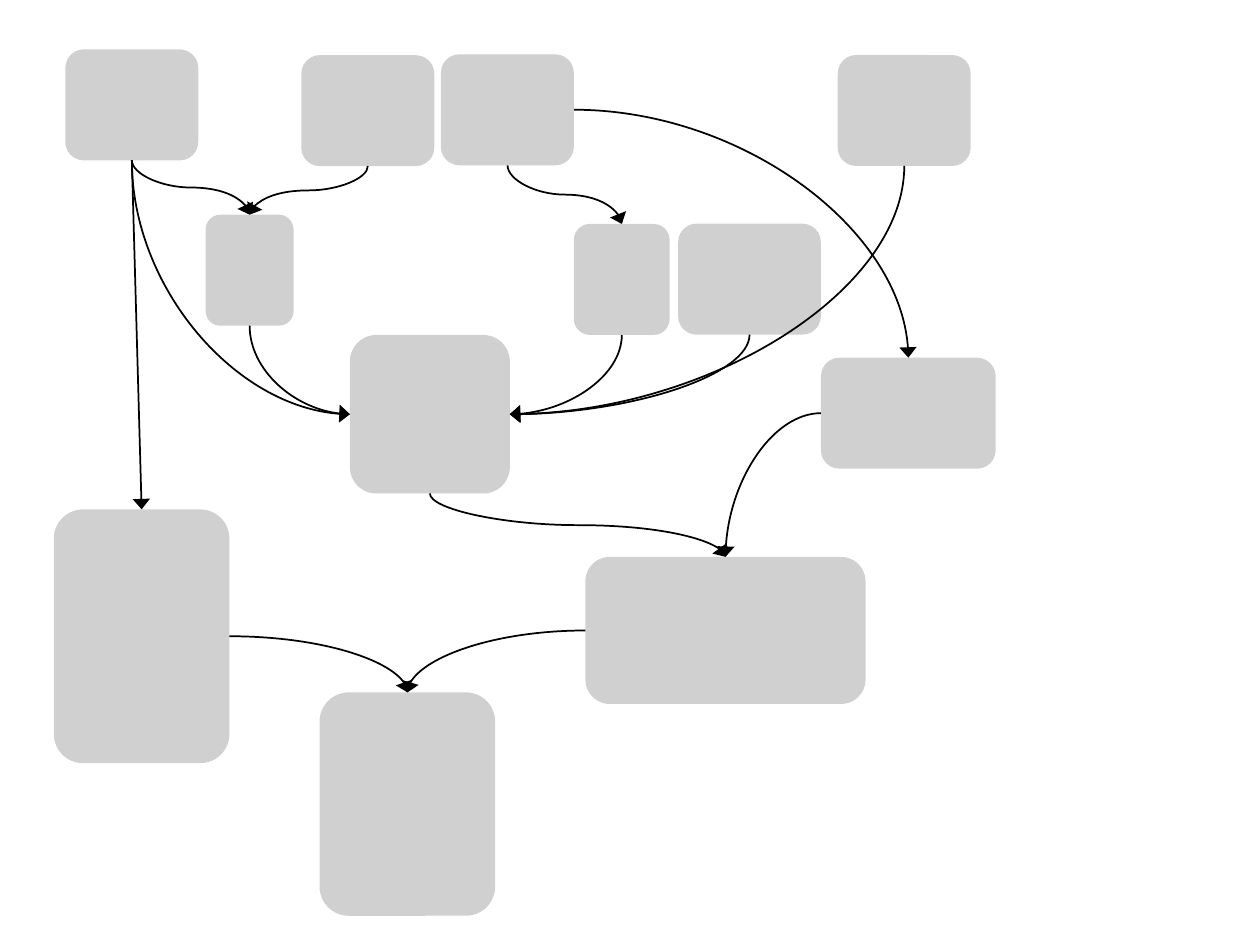
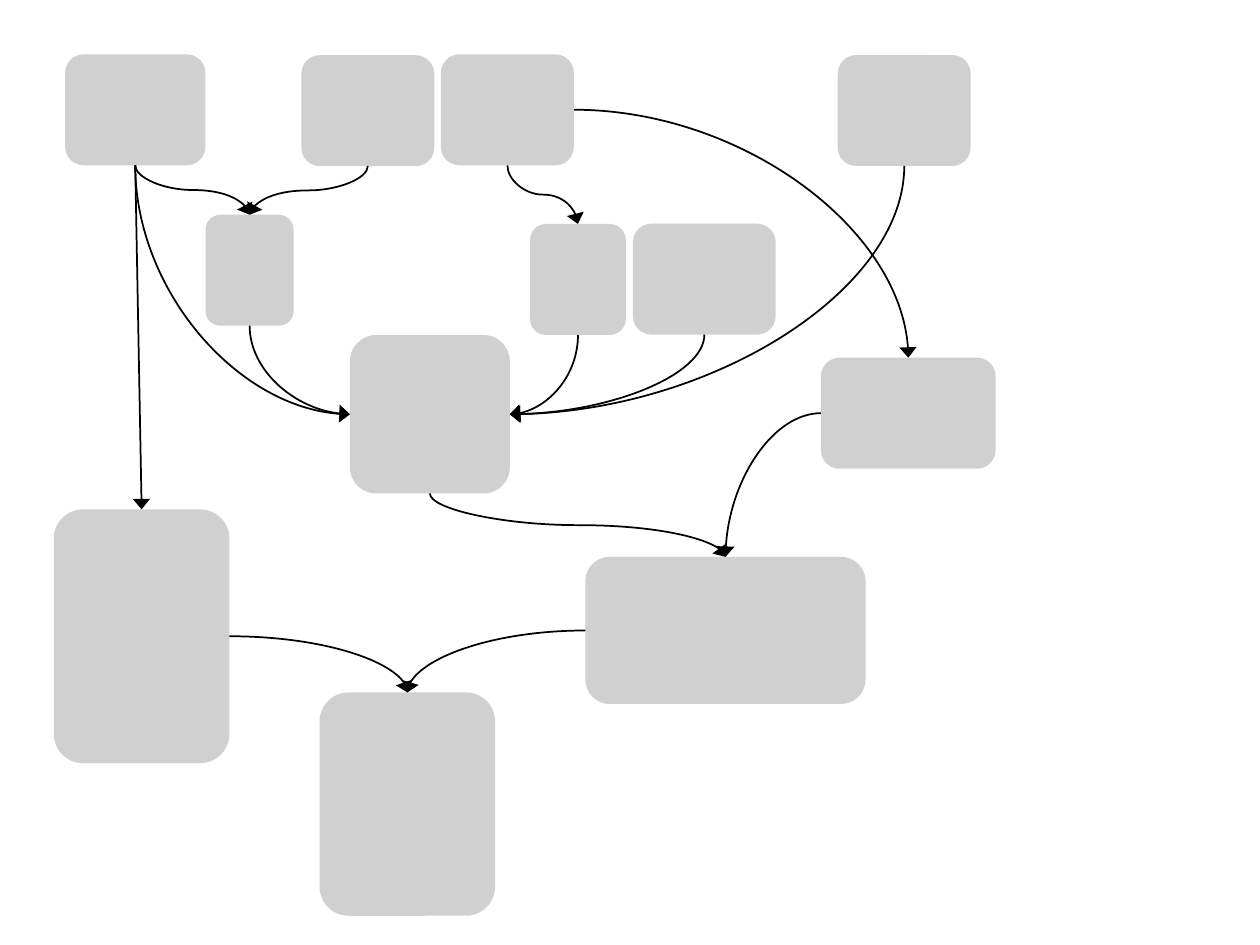
Before and after one commit to KevinSee/ManuscriptSTADEM, a slide deck: slide 1 of analysis/figures/ModelSchematic.pptx (slide 3 before the commit). Drawn at 1260x945 pixels with LibreOffice and Linux fonts; fonts in the diff are those of the drawing; grey boxes stand for pictures. Boxes give left, top, right and bottom in pixels: in the first picture for what was removed or moved away, otherwise in the second. Text is boxed around its words. In the diff, an @@ line names an element or a change of style, - is before the commit and + after.

```diff
--- a/analysis/figures/ModelSchematic.pptx
+++ b/analysis/figures/ModelSchematic.pptx
@@ picture: place and size @@
-picture at (66,49,199,160)
+picture at (66,54,205,165)
@@ curved arrow moved from (132, 160) - (350, 415) to (135, 165) - (350, 415) @@
@@ arrow moved from (132, 160) - (141, 509) to (135, 165) - (141, 509) @@
@@ curved arrow moved from (132, 160) - (249, 214) to (135, 165) - (249, 214) @@
@@ curved arrow moved from (508, 165) - (621, 224) to (508, 165) - (578, 224) @@
@@ picture: place and size @@
-picture at (573,224,669,335)
+picture at (530,224,626,335)
@@ picture: place and size @@
-picture at (678,224,820,335)
+picture at (633,224,775,335)
@@ curved arrow moved from (750, 335) - (510, 415) to (704, 335) - (510, 415) @@
@@ curved arrow moved from (621, 335) - (510, 415) to (578, 335) - (510, 415) @@
```
Also in this commit, not shown: 2 slides removed, 10 other files.
